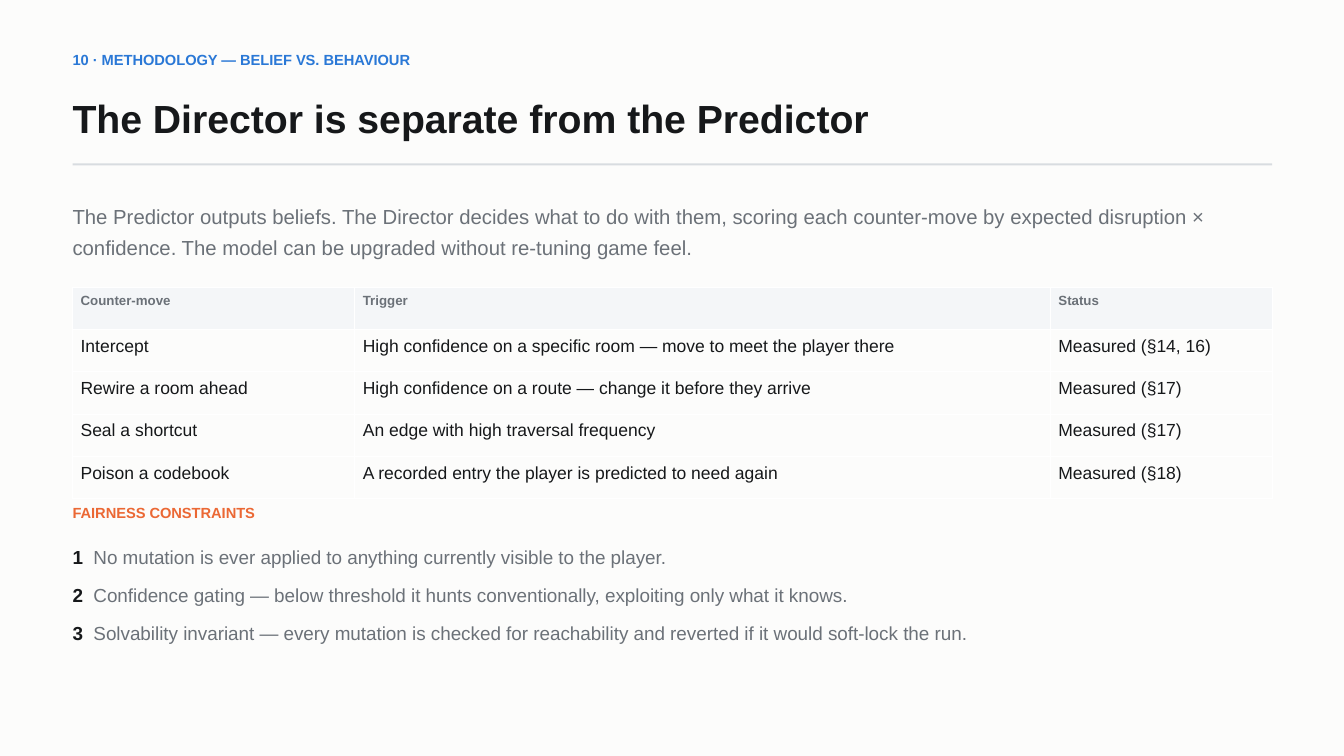
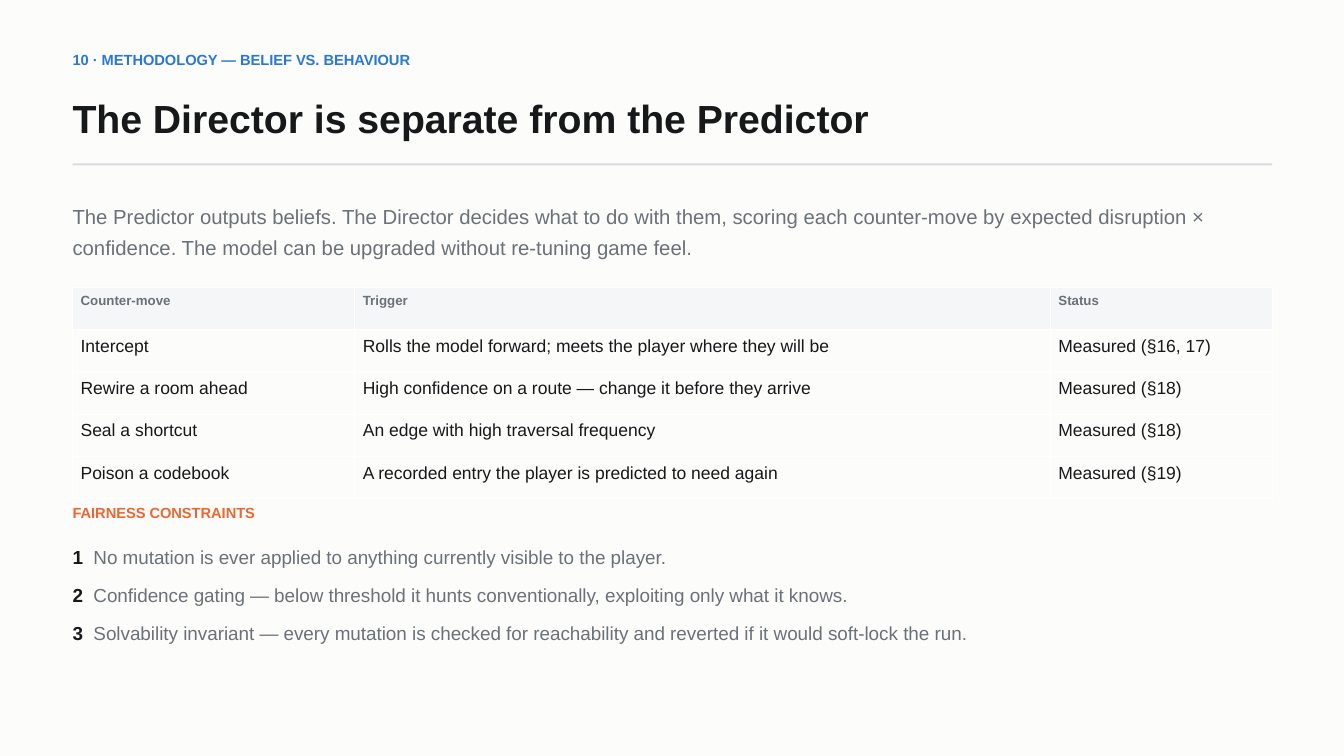
Before and after one commit to Sh1v4mKum4r/parity, a slide deck: slide 12 of docs/PARITY-review-deck.pptx. Drawn at 1344x756 pixels with LibreOffice and Linux fonts; fonts in the diff are those of the drawing. Boxes give left, top, right and bottom in pixels: in the first picture for what was removed or moved away, otherwise in the second. Text is boxed around its words. In the diff, an @@ line names an element or a change of style, - is before the commit and + after.

Commit message:
Fix naive interception and measure how prediction scales with facility size
The pursuit director aimed at the room the player would enter next, but the entity
also moves one room per step, so that room was usually unreachable in time and it
chased perpetually a step behind. InterceptDirector rolls the model forward five
steps and picks the earliest predicted room it can reach no later than the player,
weighted by the probability they stay on that path.

- E4: 364 -> 390 captures/1000 from the same model, used properly
- E7 (new): the advantage over hub-camping widens from 1.30x at 10 rooms to 1.57x
  at 32. Hub-camping was only competitive because the map was small, so the
  ten-room result understated the value of prediction
- New scaling figure and slide; deck now 26 slides
- Report sections 5.3-5.8 renumbered; all numbers regenerated from metrics.json

```diff
--- a/docs/PARITY-review-deck.pptx
+++ b/docs/PARITY-review-deck.pptx
@@ table at box(73, 287, 1272, 499) @@
-row 2, column 2: High confidence on a specific room — move to meet the player there
+row 2, column 2: Rolls the model forward; meets the player where they will be
-row 2, column 3: Measured (§14, 16)
+row 2, column 3: Measured (§16, 17)
-row 3, column 3: Measured (§17)
+row 3, column 3: Measured (§18)
-row 4, column 3: Measured (§17)
+row 4, column 3: Measured (§18)
-row 5, column 3: Measured (§18)
+row 5, column 3: Measured (§19)
```
Also in this commit, not shown: 6 other slides changed, 2 slides added, 1 slide removed, 10 other files.
